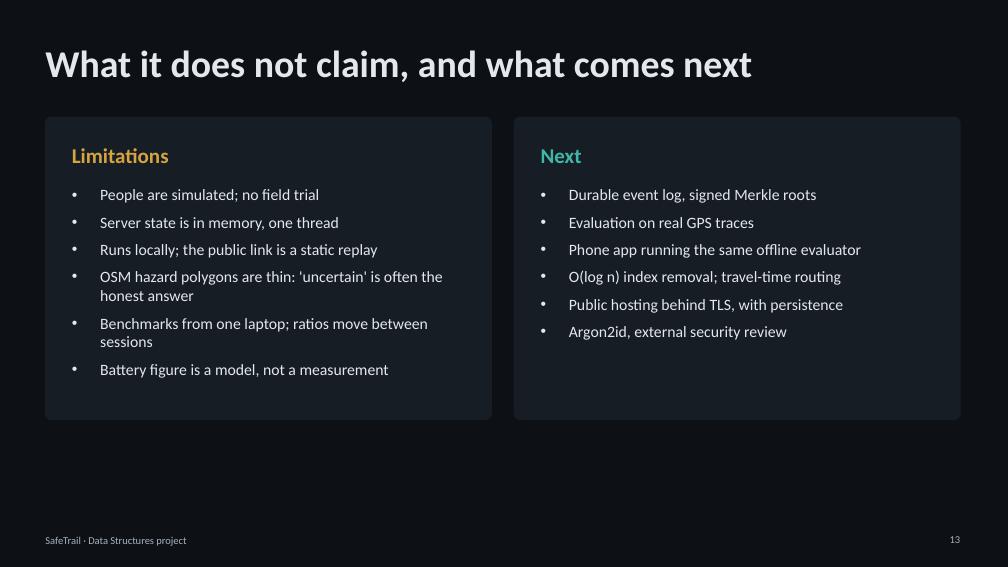
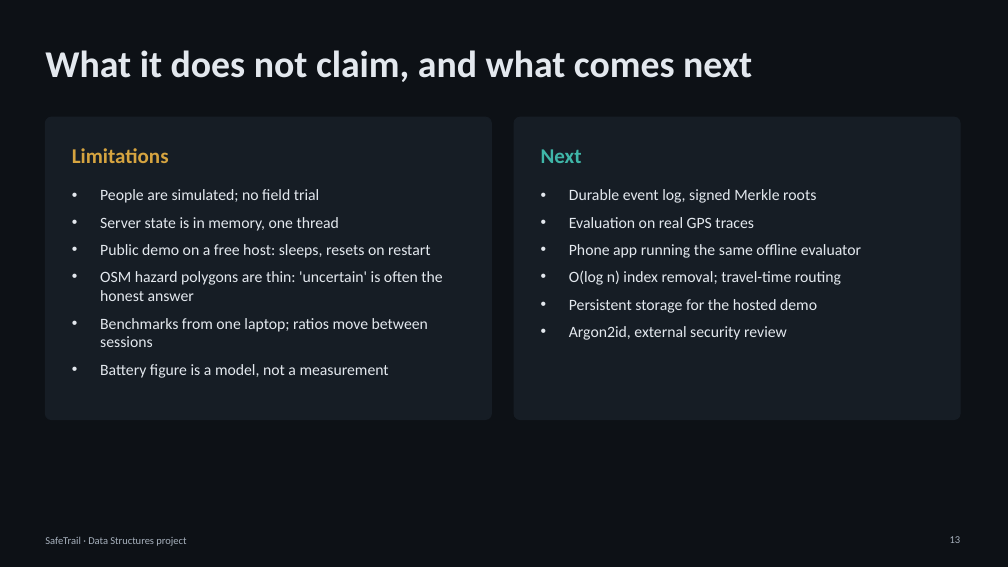
Before and after one commit to adivishall/safetrail, a slide deck: slide 13 of docs/final/SafeTrail_final_presentation.pptx. Drawn at 1008x567 pixels with LibreOffice and Linux fonts; fonts in the diff are those of the drawing. Boxes give left, top, right and bottom in pixels: in the first picture for what was removed or moved away, otherwise in the second. Text is boxed around its words. In the diff, an @@ line names an element or a change of style, - is before the commit and + after.

Commit message:
Deck and PDFs rebuilt for the public deployment
Slide 9: 12,166 checks and 38 end-to-end checks. Slide 13: the limitation is
now the free host (sleeps, resets on restart), and "public hosting" leaves the
next steps in favour of persistent storage for the hosted demo. Slide 14 gives
the live URL. Deck validated and rendered in Keynote; the three PDFs rebuilt
from the updated sources (page numbers on every page, nothing past the
margin).

```diff
--- a/docs/final/SafeTrail_final_presentation.pptx
+++ b/docs/final/SafeTrail_final_presentation.pptx
@@ text at box(100, 244, 430, 258): text changed @@
-• Runs locally; the public link is a static replay
+• Public demo on a free host: sleeps, resets on restart
@@ text at box(569, 299, 817, 313): text changed @@
-• Public hosting behind TLS, with persistence
+• Persistent storage for the hosted demo
```
Also in this commit, not shown: 2 other slides changed, 4 other files.
